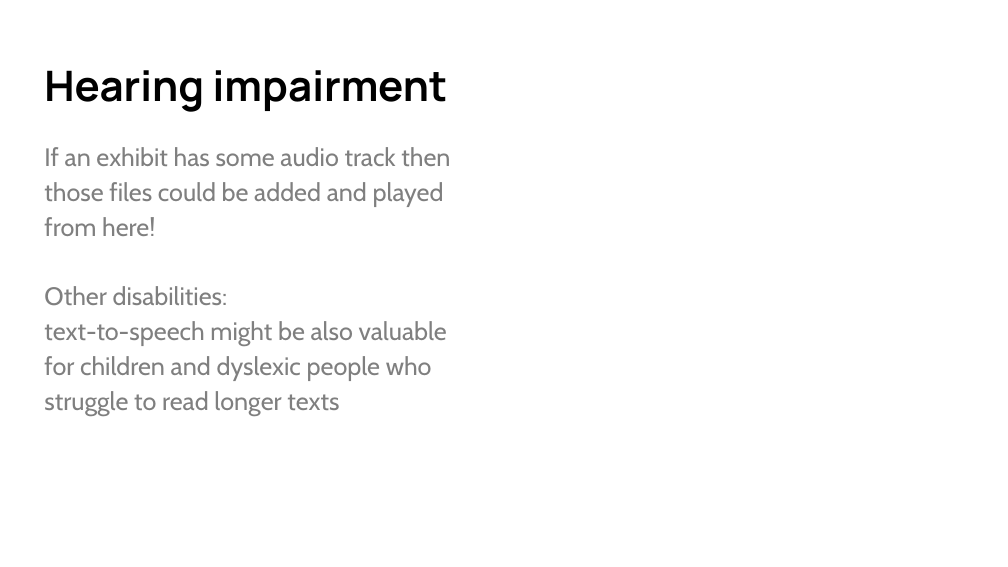
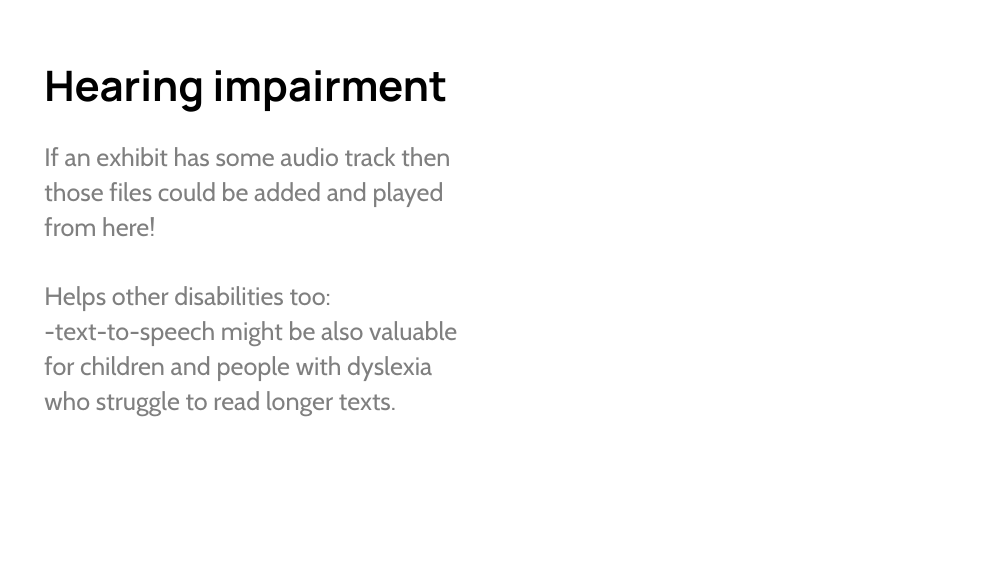
Before and after one commit to Glasgow19/team-5, a slide deck: slide 8 of presentation.pptx. Drawn at 1008x567 pixels with LibreOffice and Linux fonts; fonts in the diff are those of the drawing. Boxes give left, top, right and bottom in pixels: in the first picture for what was removed or moved away, otherwise in the second. Text is boxed around its words. In the diff, an @@ line names an element or a change of style, - is before the commit and + after.

```diff
--- a/presentation.pptx
+++ b/presentation.pptx
@@ text at (x1=44, y1=147, x2=457, y2=416): text changed @@
-If an exhibit has some audio track then those files could be added and played from here!
-Other disabilities:
-text-to-speech might be also valuable for children and dyslexic people who struggle to read longer texts
+If an exhibit has some audio track then those files could be added and played from here!
+Helps other disabilities too:
+-text-to-speech might be also valuable for children and people with dyslexia who struggle to read longer texts.
```
Also in this commit, not shown: 8 other slides changed.
